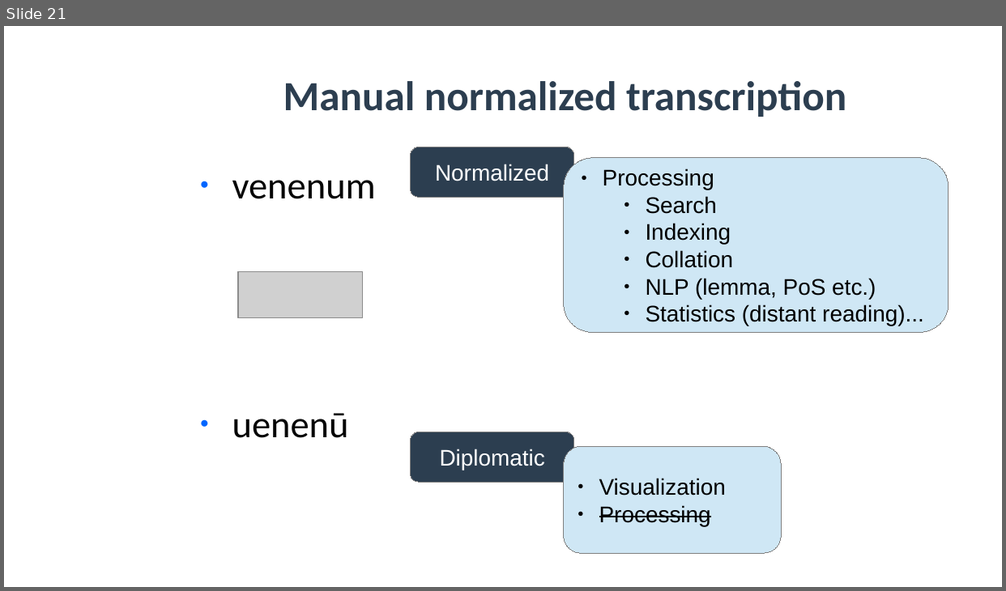
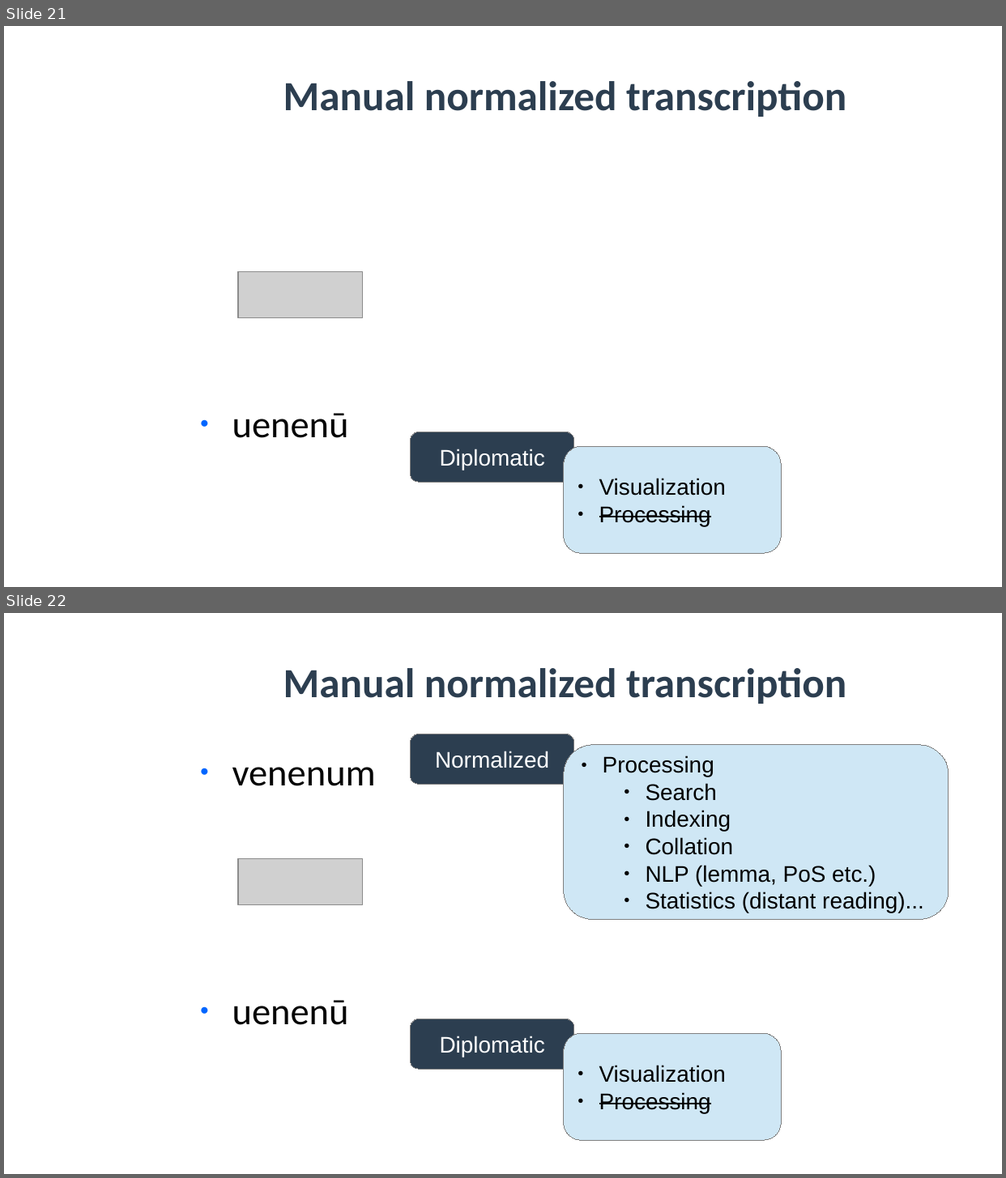
Before and after one commit to SunoikisisDC/SunoikisisDC-2021-2022, a slide deck: Summer/Session3_Monella.odp. Shown one above the other, each under a label of ours: slide 21 before the commit, slides 21 and 22 after it. The pictures are 1006x591 and 1006x1178 pixels, drawn with LibreOffice and Linux fonts; fonts in the diff are those of the drawing; grey boxes stand for pictures; background and template pictures are left out. Boxes give left, top, right and bottom in pixels: in the first picture for what was removed or moved away, otherwise in the second. Text is boxed around its words. In the diff, an @@ line names an element or a change of style, - is before the commit and + after.

```diff
--- a/Summer/Session3_Monella.odp
+++ b/Summer/Session3_Monella.odp
@@ slide 21 added at (4, 26, 1002, 587), background picture (left out) @@
@@ title added at (283, 81, 846, 117), 33 pt, text #2C3E50, bold @@
+Manual normalized transcription
@@ picture added at (239, 272, 364, 318) @@
@@ text added at (232, 413, 349, 438), 30 pt, text #050505 @@
+● uenenū
@@ rounded rectangle added at (411, 433, 574, 482), fill #2C3E50, outline #808080 0 pt, 18 pt, text #FFFFFF @@
+Diplomatic
@@ rounded rectangle added at (564, 447, 781, 554), fill #CFE7F5, outline #808080 0 pt, 18 pt, text #000000 @@
+● Visualization
+● Processing
@@ what was slide 21 is now slide 22 @@
```
Also in this commit, not shown: 1 other file.
